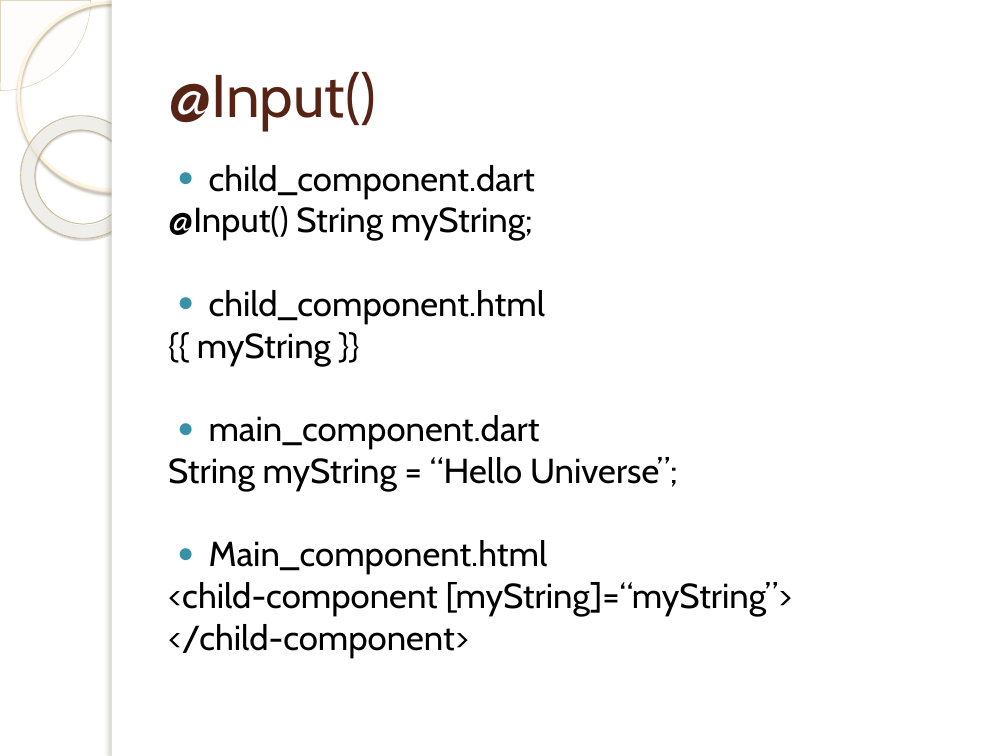
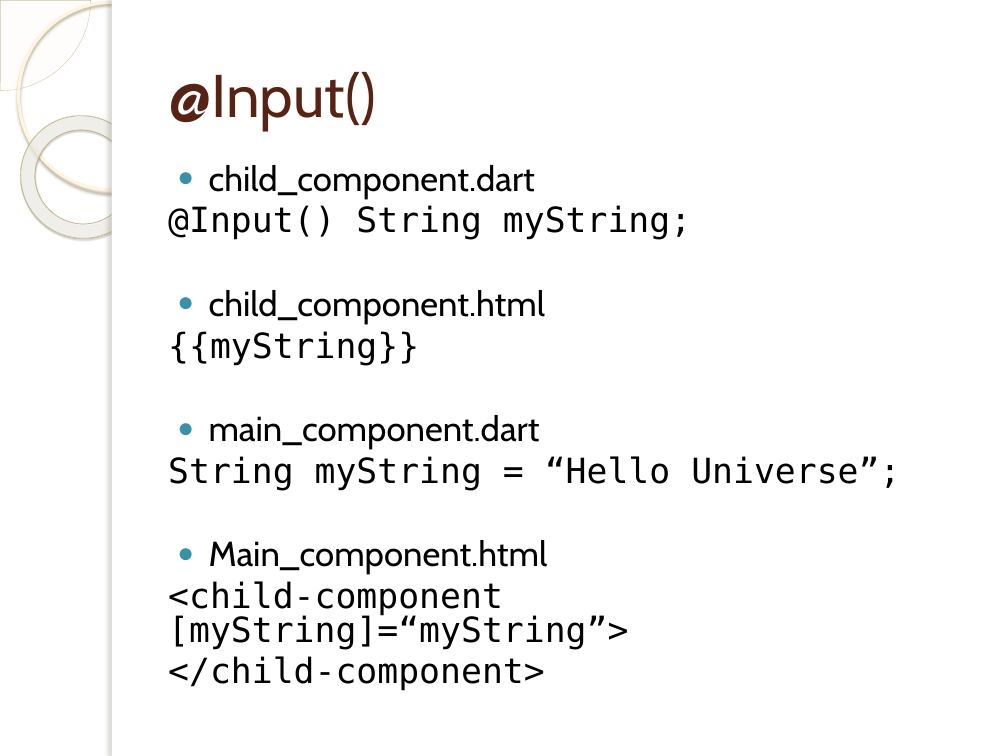
Before and after one commit to cdnielson/angular2presentation, a slide deck: slide 21 of Angular 2.pptx. Drawn at 1008x756 pixels with LibreOffice and Linux fonts; fonts in the diff are those of the drawing; background and template pictures are left out. Boxes give left, top, right and bottom in pixels: in the first picture for what was removed or moved away, otherwise in the second. Text is boxed around its words. In the diff, an @@ line names an element or a change of style, - is before the commit and + after.

```diff
--- a/Angular 2.pptx
+++ b/Angular 2.pptx
@@ text at <box>168,205,900,691</box>: font Cabin to DejaVu Sans Mono in "@Input() String myString;", "String myString = “Hello Universe”;", "<child-component [myString]=“myString”>", "</child-component>" @@
@@ text at <box>168,331,419,365</box>: text changed; font Cabin to DejaVu Sans Mono @@
-{{ myString }}
+{{myString}}
```
Also in this commit, not shown: 19 other slides changed, 1 other file.
